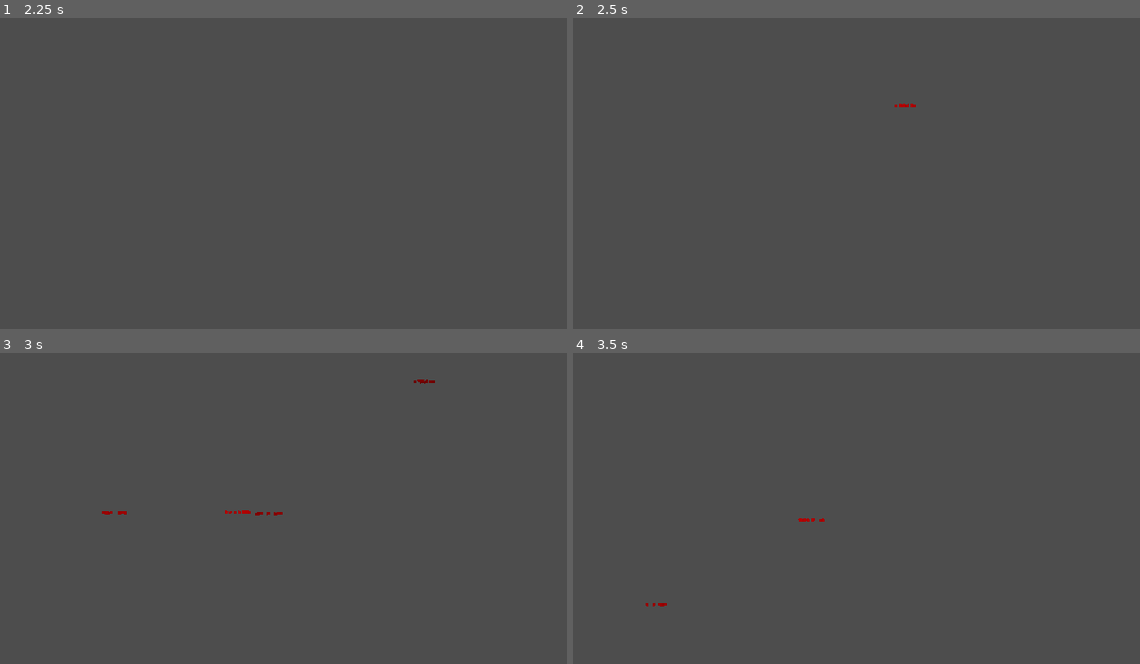
Above: before the commit, frames 1-4 (two rows, left to right).
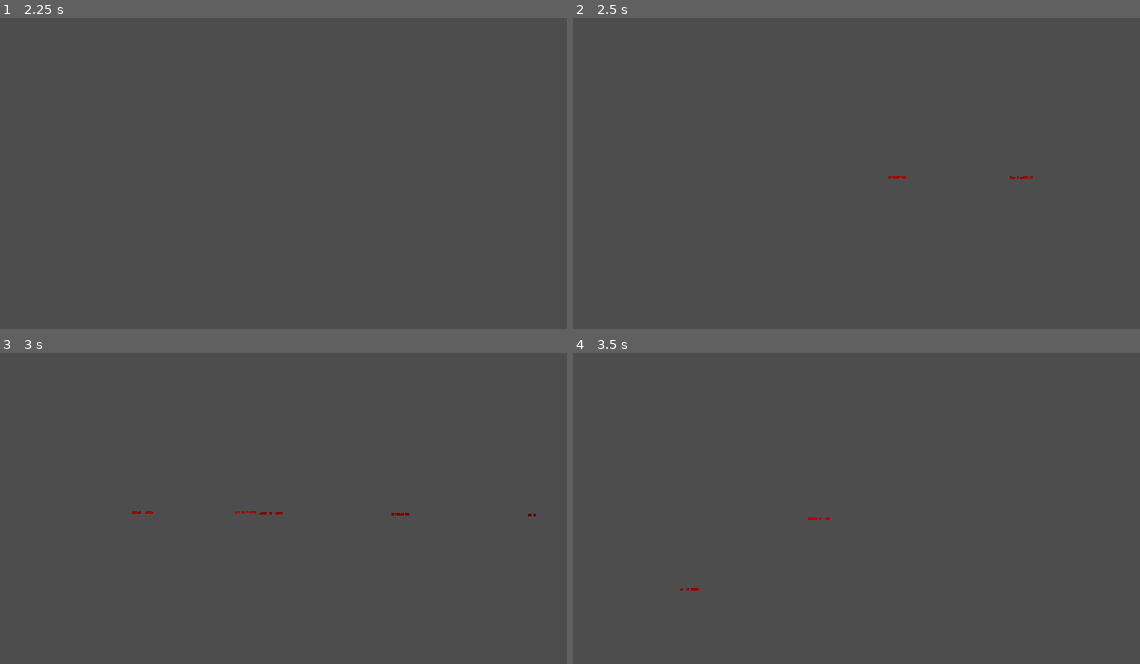
Above: after the commit, the same moments.

Repository: zzzcta/BloodRunner
Game: Godot game, scene res://Mapas/test.tscn
The game is run twice, just before and just after one commit, with the same random seed, the same clock (stepped at 60 frames per second) and the same inputs. The project has no main scene, so this scene is started directly.
Inputs (mouse positions are in pixels of both pictures, inside the frame that each line leads up to):
- Up to frame 1 (2.25 s): tap Enter at 0.5, 2 s; move the mouse to (408, 161) at 0.52 s; hold D (move_right) 0.53-2.03 s; click (408, 161) at 0.6 s; tap Space (jump) at 0.77, 1.25, 1.52 s; move the mouse to (170, 192) at 1.27 s; right-click (170, 192) at 1.35 s; move the mouse to (340, 108) at 2.02 s; hold A (move_left) from 2.03 s (still down); tap Q (transform) at 2.1 s
- Up to frame 2 (2.5 s): keep holding A (move_left)
- Up to frame 3 (3 s): move the mouse to (255, 576) at 2.77 s; release A (move_left) at 2.78 s; hold D (move_right) from 2.78 s (still down); click (255, 576) at 2.85 s
- Up to frame 4 (3.5 s): keep holding D (move_right); tap Space (jump) at 3.02 s

Frame 1 is identical in both runs. In frame 2, less than 0.1% of the frame differs, in the area x 55-82%, y 27-52%; in frame 3, 0.2%, in the area x 17-95%, y 8-53%; in frame 4, less than 0.1%.

Commit message:
Update test.tscn

Diff:
--- a/Mapas/test.tscn
+++ b/Mapas/test.tscn
@@ -1,8 +1,11 @@
-[gd_scene load_steps=3 format=3 uid="uid://ck3thtt1st5q0"]
+[gd_scene load_steps=4 format=3 uid="uid://ck3thtt1st5q0"]
 
-[ext_resource type="PackedScene" uid="uid://bxxp3xne2v7oa" path="res://Prefabs/player.tscn" id="1_e0s2n"]
+[ext_resource type="PackedScene" uid="uid://cbubjqnrm73ug" path="res://Prefabs/player.tscn" id="1_e0s2n"]
 
 [sub_resource type="WorldBoundaryShape2D" id="WorldBoundaryShape2D_i853i"]
+
+[sub_resource type="RectangleShape2D" id="RectangleShape2D_e0s2n"]
+size = Vector2(65, 20)
 
 [node name="Test" type="Node2D"]
 
@@ -11,8 +14,14 @@
 [node name="CollisionShape2D" type="CollisionShape2D" parent="StaticBody2D"]
 shape = SubResource("WorldBoundaryShape2D_i853i")
 
+[node name="StaticBody2D2" type="StaticBody2D" parent="."]
+
+[node name="CollisionShape2D" type="CollisionShape2D" parent="StaticBody2D2"]
+position = Vector2(63, -79)
+shape = SubResource("RectangleShape2D_e0s2n")
+
 [node name="Player" parent="." instance=ExtResource("1_e0s2n")]
-position = Vector2(0, -17)
+position = Vector2(0, -25)
 
 [node name="Camera2D" type="Camera2D" parent="Player"]
-zoom = Vector2(3, 3)
+zoom = Vector2(2.5, 2.5)
